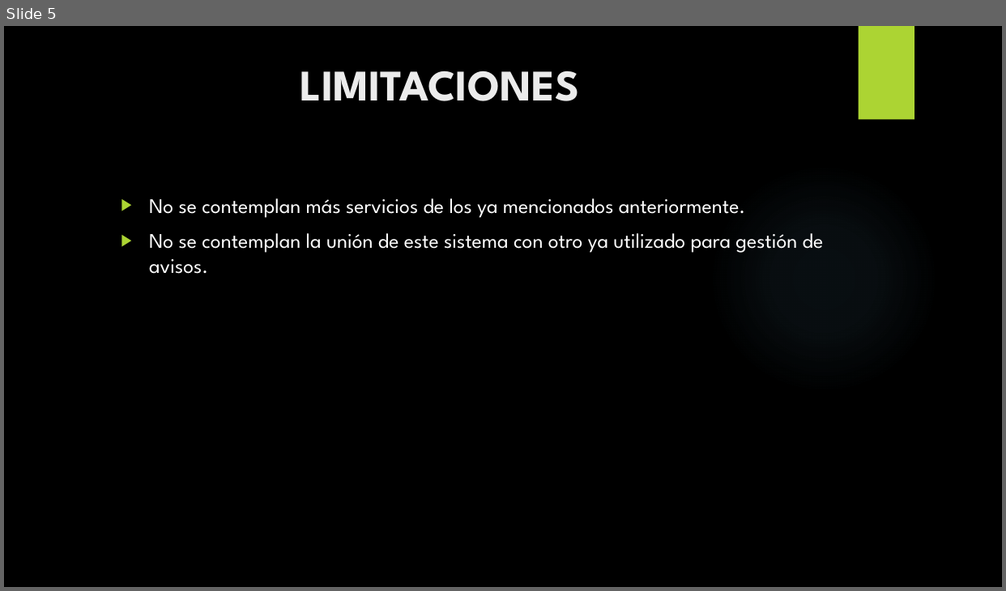
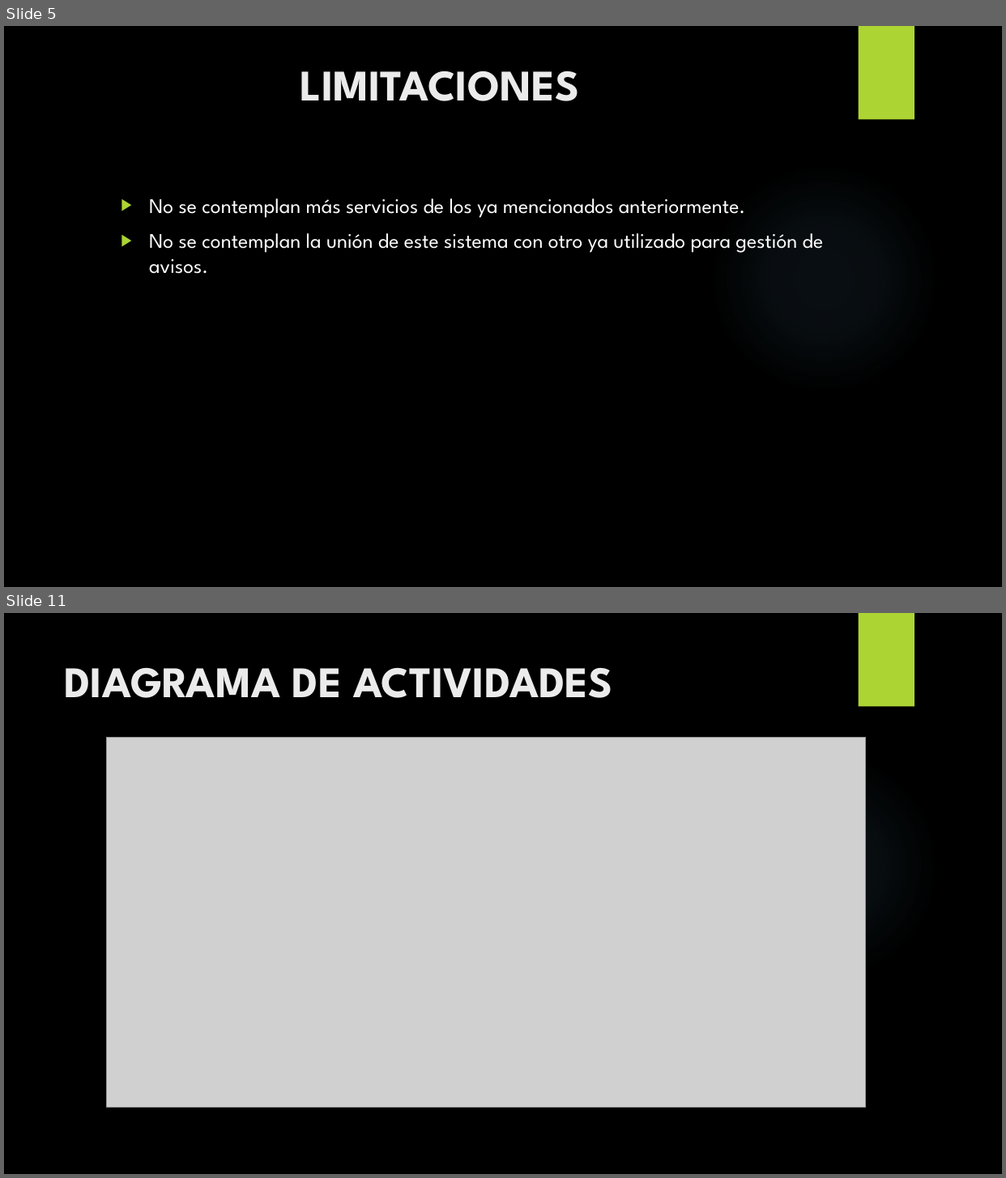
Before and after one commit to areco93/F5Facat, a slide deck: Documentos/F5 Facat(Final).pptx. Shown one above the other, each under a label of ours: slide 5 before the commit, slides 5 and 11 after it; the slides between them are not shown. The pictures are 1006x591 and 1006x1178 pixels, drawn with LibreOffice and Linux fonts; fonts in the diff are those of the drawing; grey boxes stand for pictures; background and template pictures are left out. Boxes give left, top, right and bottom in pixels: in the first picture for what was removed or moved away, otherwise in the second. Text is boxed around its words. In the diff, an @@ line names an element or a change of style, - is before the commit and + after.

```diff
--- a/Documentos/F5 Facat(Final).pptx
+++ b/Documentos/F5 Facat(Final).pptx
@@ slide 11 added at bbox=[4, 613, 1002, 1174], background picture (left out); not listed: 2 template elements that a slide beside it also shows @@
@@ title added at bbox=[65, 667, 613, 698], 42 pt, text #EBEBEB, bold @@
+DIAGRAMA DE ACTIVIDADES
@@ picture added at bbox=[107, 737, 866, 1108] @@
```
Also in this commit, not shown: 14 other slides added, 1 slide removed, 52 other files.
